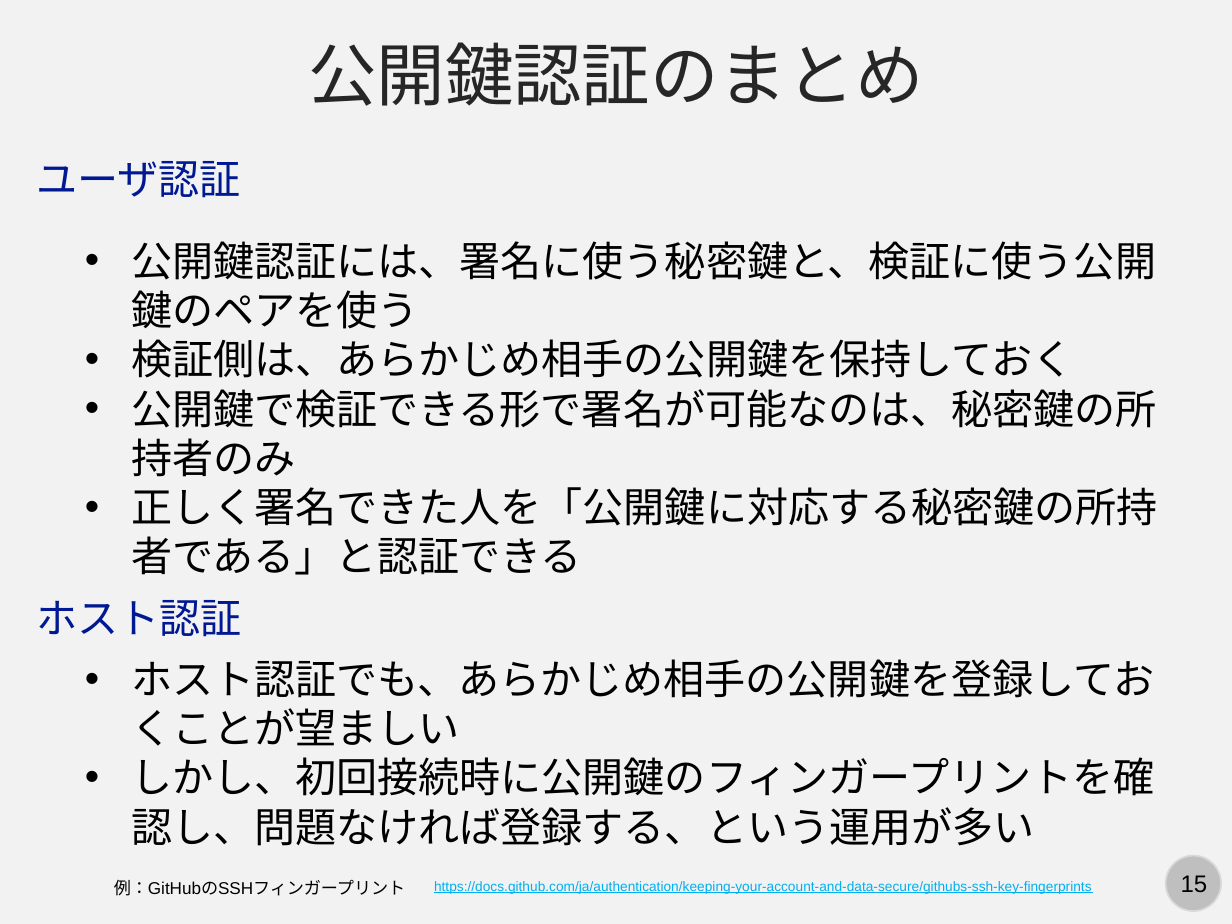
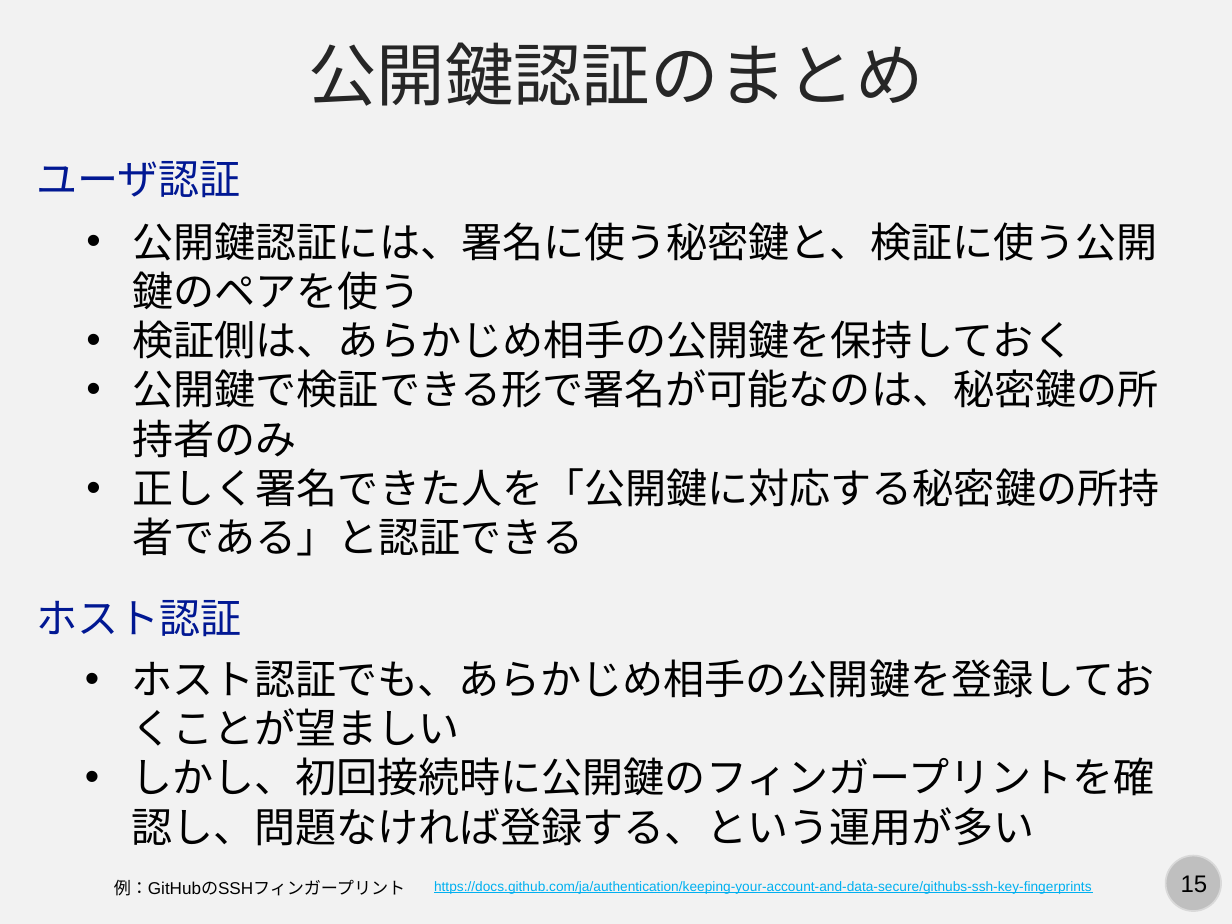
Before and after one commit to kaityo256/lab_startup, a slide deck: slide 15 of ssh/ssh.pptx. Drawn at 1232x924 pixels with LibreOffice and Linux fonts; fonts in the diff are those of the drawing. Boxes give left, top, right and bottom in pixels: in the first picture for what was removed or moved away, otherwise in the second. Text is boxed around its words. In the diff, an @@ line names an element or a change of style, - is before the commit and + after.

```diff
--- a/ssh/ssh.pptx
+++ b/ssh/ssh.pptx
@@ text "公開鍵認証には、署名に使う秘密鍵と、検証に使う公開鍵のペアを使う": place and size @@
-text "公開鍵認証には、署名に使う秘密鍵と、検証に使う公開鍵のペアを使う" at bbox=[131, 241, 1158, 575]
+text "公開鍵認証には、署名に使う秘密鍵と、検証に使う公開鍵のペアを使う" at bbox=[133, 222, 1160, 556]
```
Also in this commit, not shown: 5 other slides changed, 1 other file.
